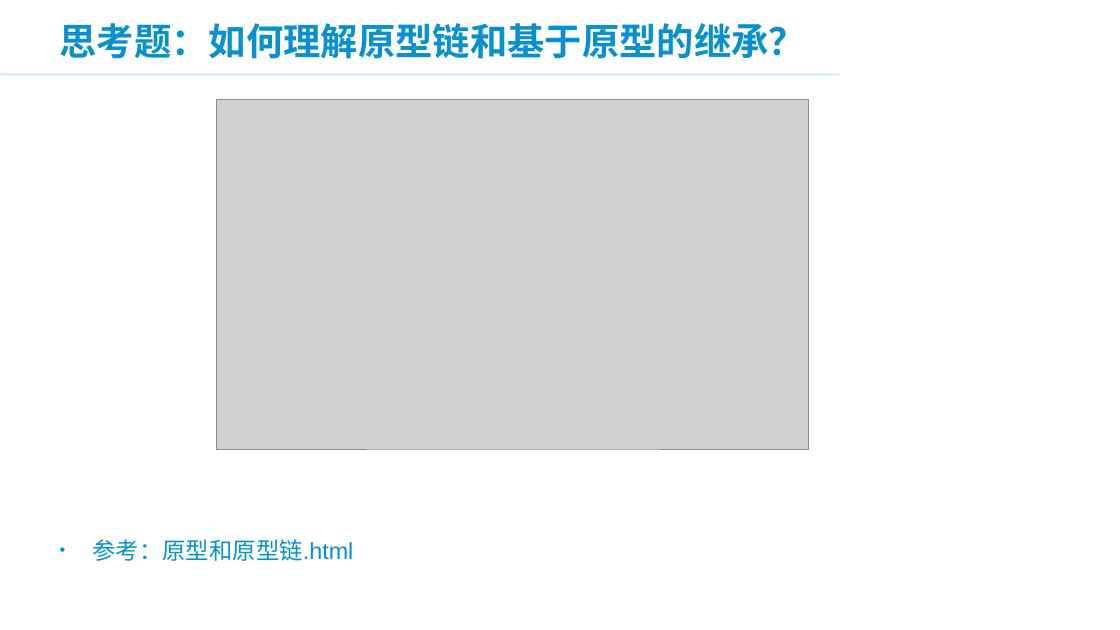
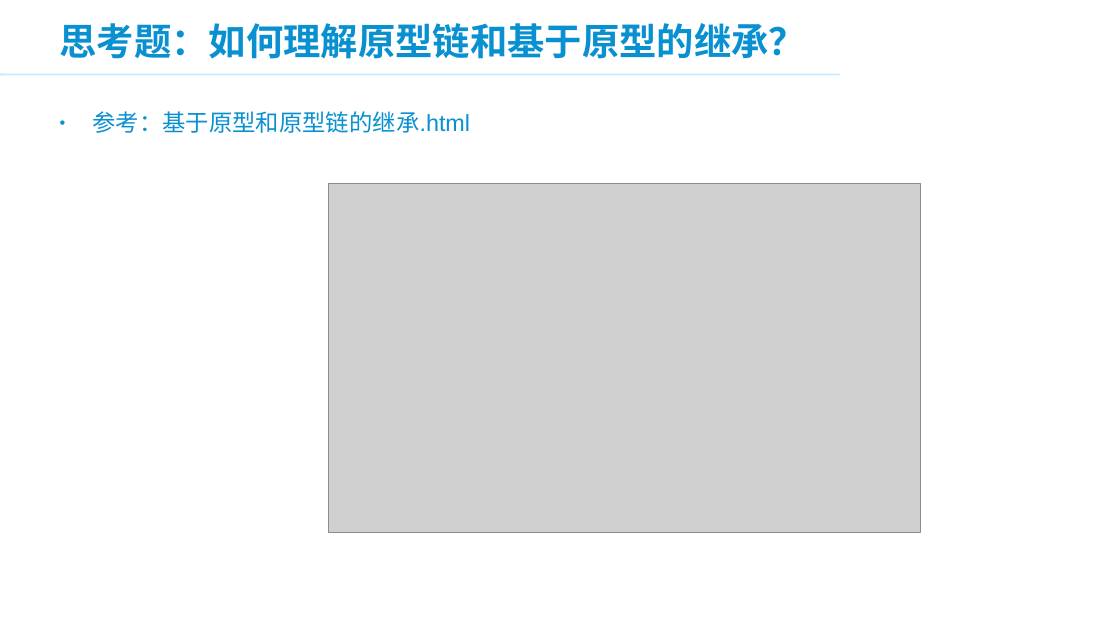
Before and after one commit to panxuepeng/javascript, a slide deck: slide 37 of ppt/3.JavaScript 高级部分.ppt. Drawn at 1120x630 pixels with LibreOffice and Linux fonts; fonts in the diff are those of the drawing; grey boxes stand for pictures; background and template pictures are left out. Boxes give left, top, right and bottom in pixels: in the first picture for what was removed or moved away, otherwise in the second. Text is boxed around its words. In the diff, an @@ line names an element or a change of style, - is before the commit and + after.

```diff
--- a/ppt/3.JavaScript 高级部分.ppt
+++ b/ppt/3.JavaScript 高级部分.ppt
@@ text at <box>92,111,470,133</box>: text changed @@
-• 参考：原型和原型链.html
+• 参考：基于原型和原型链的继承.html
@@ picture: place and size @@
-picture at <box>217,100,809,449</box>
+picture at <box>328,183,920,532</box>
```
Also in this commit, not shown: 7 other slides changed, 2 slides added, 2 slides removed, 5 other files.
